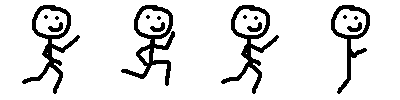
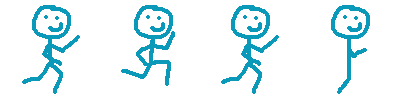
Layered file, before and after one edit (400 x 100). Changes by layer:
added group "blue" with 1 layers above "red" over [22, 5, 370, 94]
added layer "4" (1st of 3, in "blue") in group "blue" over [22, 5, 370, 94]
moved "1" (3rd of 3, in "black") into group "black" over [22, 5, 80, 94]
moved "2" (2nd of 2, in "black") into group "black" over [121, 5, 175, 86]
renamed "1" to "3", moved it into group "black" over [221, 5, 279, 94]
renamed "3" to "4", moved it into group "black" over [331, 5, 370, 94]
